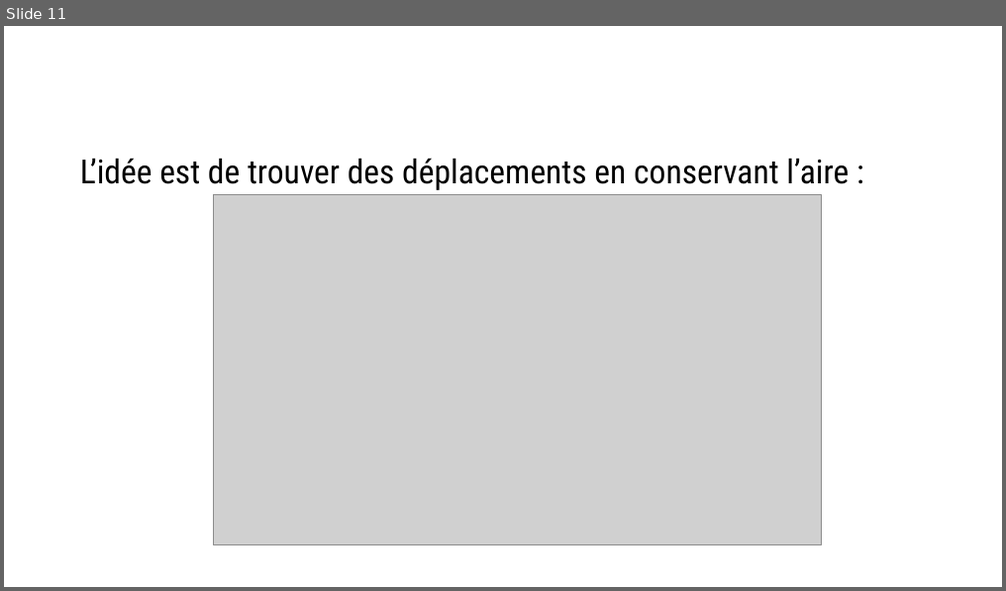
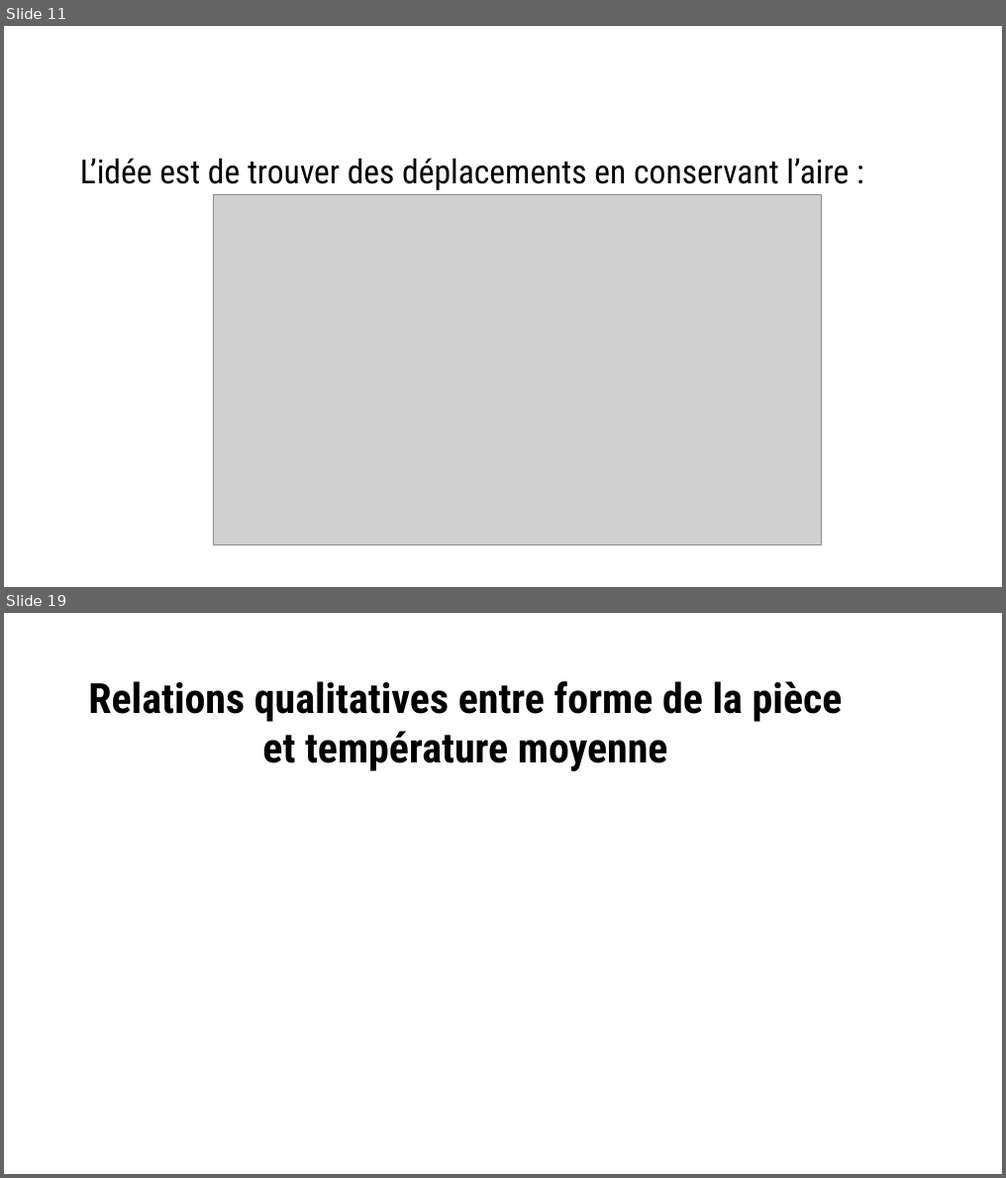
Before and after one commit to Savagerqt/Projet2A, a slide deck: Présentation1.pptx. Shown one above the other, each under a label of ours: slide 11 before the commit, slides 11 and 19 after it; the slides between them are not shown. The pictures are 1006x591 and 1006x1178 pixels, drawn with LibreOffice and Linux fonts; fonts in the diff are those of the drawing; grey boxes stand for pictures; background and template pictures are left out. Boxes give left, top, right and bottom in pixels: in the first picture for what was removed or moved away, otherwise in the second. Text is boxed around its words. In the diff, an @@ line names an element or a change of style, - is before the commit and + after.

```diff
--- a/Présentation1.pptx
+++ b/Présentation1.pptx
@@ slide 19 added at bbox=[4, 613, 1002, 1174], background #FFFFFF @@
@@ text added at bbox=[88, 681, 843, 771], 40 pt, text #000000, bold @@
+Relations qualitatives entre forme de la pièce et température moyenne
```
Also in this commit, not shown: 3 slides changed, 7 other slides added, 6 other files.
